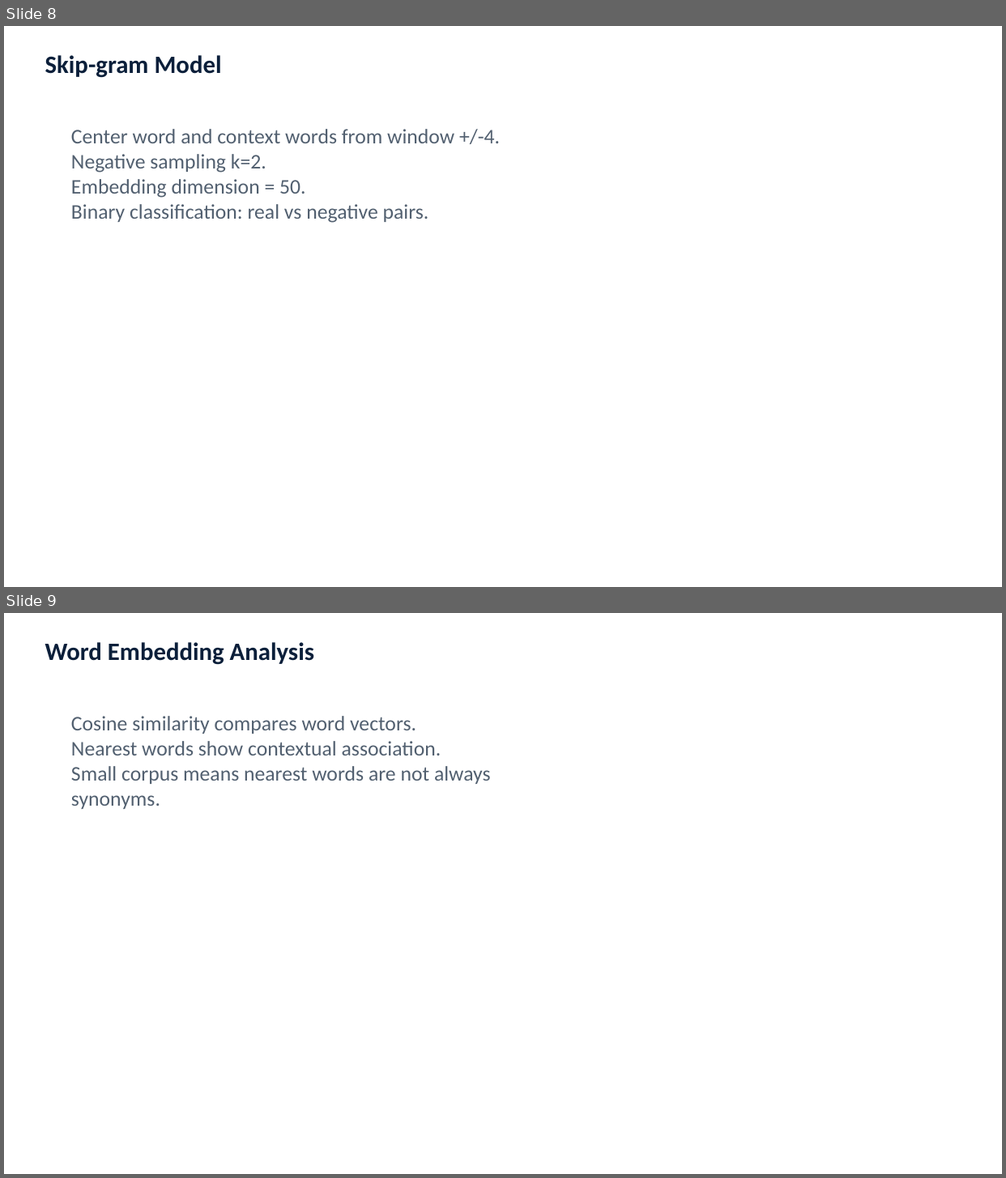
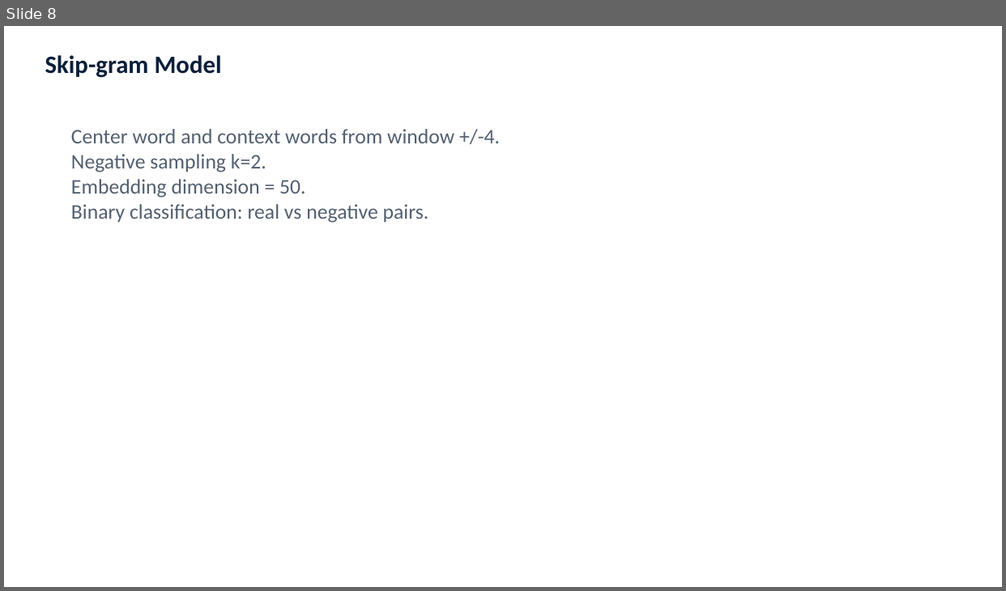
Before and after one commit to Tanailee/NLP-Mini-Project-3-Khmer-Embeddings, a slide deck: presentations/NLP_Mini_Project_3_Khmer_Word_Embeddings_Presentation.pptx. Shown one above the other, each under a label of ours: slides 8 and 9 before the commit, slide 8 after it. The pictures are 1006x1178 and 1006x591 pixels, drawn with LibreOffice and Linux fonts; fonts in the diff are those of the drawing. Boxes give left, top, right and bottom in pixels: in the first picture for what was removed or moved away, otherwise in the second. Text is boxed around its words. In the diff, an @@ line names an element or a change of style, - is before the commit and + after.

Commit message:
Improve nearest word display and update report outputs

```diff
--- a/presentations/NLP_Mini_Project_3_Khmer_Word_Embeddings_Presentation.pptx
+++ b/presentations/NLP_Mini_Project_3_Khmer_Word_Embeddings_Presentation.pptx
@@ slide 9 removed at [4, 613, 1002, 1174], background #FFFFFF @@
@@ text removed at [45, 642, 314, 665] @@
-Word Embedding Analysis
@@ text removed at [71, 716, 491, 809] @@
-Cosine similarity compares word vectors.
-Nearest words show contextual association.
-Small corpus means nearest words are not always synonyms.
```
Also in this commit, not shown: 1 slide added, 6 other files.
